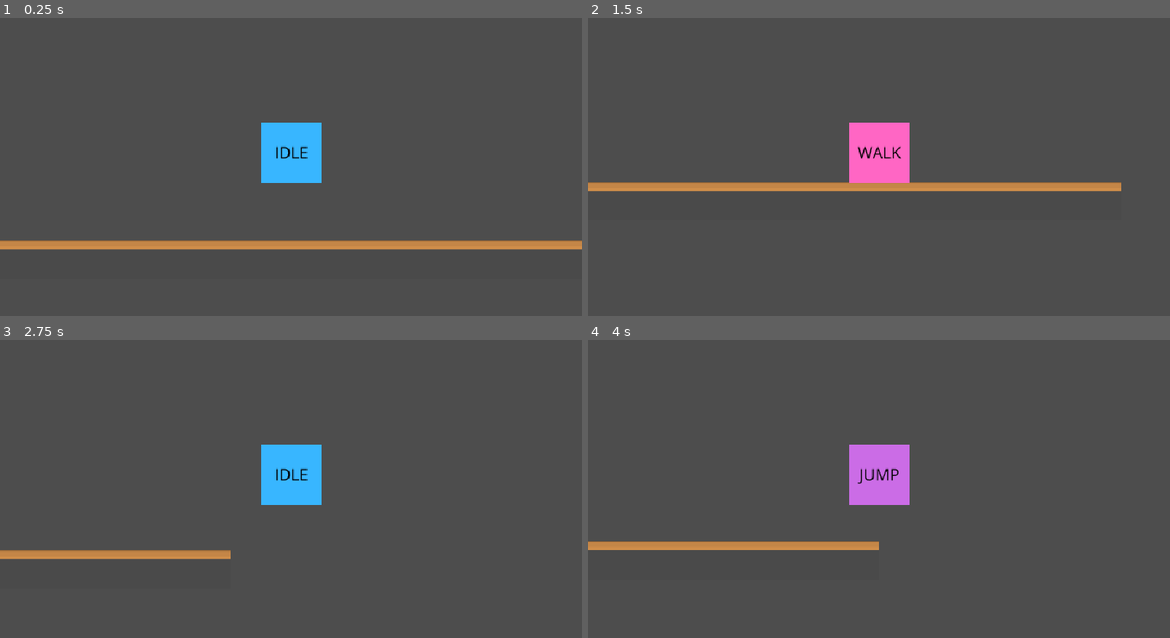
Above: before the commit, frames 1-4 (two rows, left to right).
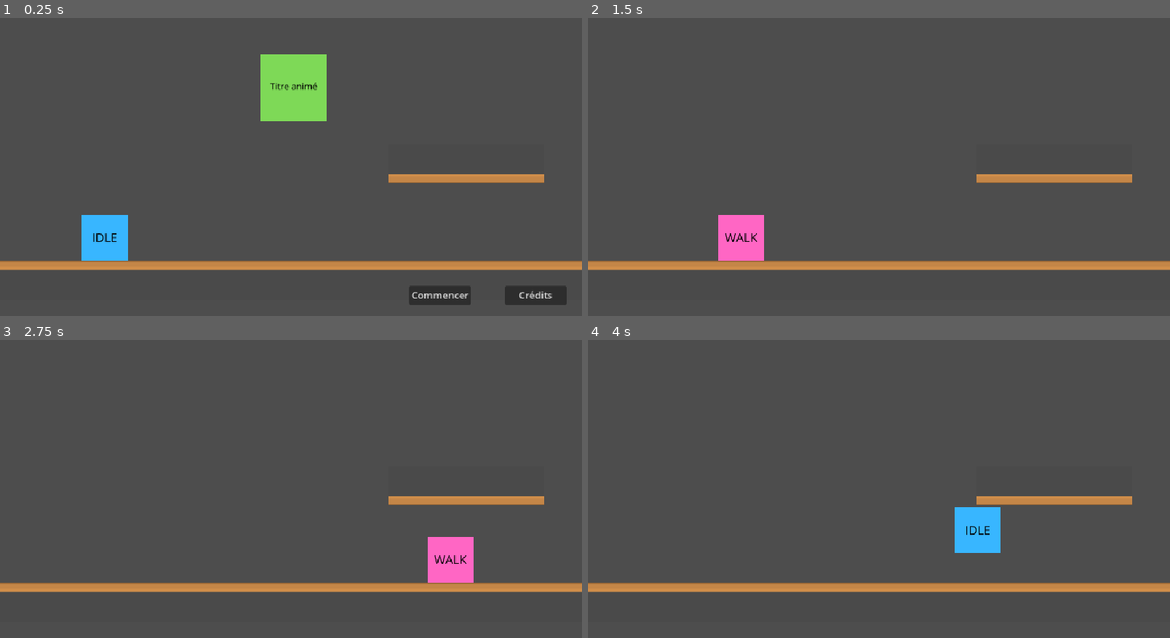
Above: after the commit, the same moments.

Repository: Ansoko/SGJ26-Silurien
Game: Godot game, scene res://scenes/MainMenu.tscn
Two runs of this game, one before a commit and one after it. Both use one fixed random seed, a clock stepped at 60 frames per second and the inputs below.
Inputs (mouse positions are in pixels of both pictures, inside the frame that each line leads up to):
- Up to frame 1 (0.25 s): no input
- Up to frame 2 (1.5 s): click (1030, 295) at 0.5 s, where only the run after the commit has a clickable "Commencer"; tap Enter at 1.25 s; hold D (move_right) from 1.28 s (still down); tap Backspace at 1.35 s
- Up to frame 3 (2.75 s): keep holding D (move_right); tap Space (jump) at 1.52, 2.27 s; tap Backspace at 2.1 s
- Up to frame 4 (4 s): release D (move_right) at 2.78 s; hold A (move_left) 2.78-3.53 s; tap Backspace at 2.85, 3.6 s; hold D (move_right) from 3.53 s (still down); tap Space (jump) at 3.77 s

The runs differ from the first frame. In frame 1, 14% of the frame differs, in the area x 0-100%, y 12-97%; in frame 2, 10%; in frame 3, 8.5%; in frame 4, 8.7%.

Commit message:
main menu
- buttons to go to starter scenes
- hide menu with start
- animated title then static

Diff:
--- a/scenes/MainMenu.tscn
+++ b/scenes/MainMenu.tscn
@@ -1,6 +1,7 @@
-[gd_scene load_steps=12 format=4 uid="uid://df1brdsne0w1w"]
+[gd_scene load_steps=13 format=4 uid="uid://df1brdsne0w1w"]
 
 [ext_resource type="Script" uid="uid://r8vshrc0aeg2" path="res://scenes/main_menu.gd" id="1_yqorp"]
+[ext_resource type="PackedScene" uid="uid://yti7dsiieph2" path="res://scenes/title_screen.tscn" id="2_mipys"]
 [ext_resource type="Texture2D" uid="uid://bqy6rncujo3sh" path="res://assets_alice/idle.png" id="2_ow34m"]
 [ext_resource type="Texture2D" uid="uid://7obiwymyp6hw" path="res://assets_alice/autotile_tileset.png" id="2_ucygd"]
 [ext_resource type="Script" uid="uid://dfw5r087d6pu3" path="res://scenes/player.gd" id="3_826wr"]
@@ -45,8 +46,9 @@
 2:3/0 = 0
 3:3/0 = 0
 4:3/0 = 0
-4:3/0/physics_layer_0/polygon_0/points = PackedVector2Array(-30, -30, 30, -30, 30, 30, -30, 30)
+4:3/0/physics_layer_0/polygon_0/points = PackedVector2Array(-32, -32, 32, -32, 32, -16.7649, -32, -16.8752)
 5:3/0 = 0
+5:3/0/physics_layer_0/polygon_0/points = PackedVector2Array(-32, 17.0753, 32, 17.0753, 32, 32, -32, 32)
 6:3/0 = 0
 7:3/0 = 0
 8:3/0 = 0
@@ -108,21 +110,20 @@
 script = ExtResource("1_yqorp")
 
 [node name="TileMapLayer" type="TileMapLayer" parent="."]
-tile_map_data = PackedByteArray("AAAAAAcAAAAEAAMAAAABAAcAAAA …(176 unchanged characters)… EAAMAAAANAAcAAAAEAAMAAAAOAAcAAAAEAAMAAAA=")
+tile_map_data = PackedByteArray("AAAAAAcAAAAEAAMAAAABAAcAAAA …(176 unchanged characters)… EAAMAAAANAAcAAAAEAAMAAAAOAAcAAAAEAAMAAAAKAAQAAAAFAAMAAAALAAQAAAAFAAMAAAAMAAQAAAAFAAMAAAANAAQAAAAFAAMAAAA=")
 tile_set = SubResource("TileSet_mipys")
 
 [node name="Player" type="CharacterBody2D" parent="."]
+position = Vector2(172, 409)
+scale = Vector2(0.75, 0.75)
 script = ExtResource("3_826wr")
 
-[node name="Camera2D" type="Camera2D" parent="Player"]
-position = Vector2(480, 270)
-
 [node name="AnimatedSprite2D" type="AnimatedSprite2D" parent="Player"]
-position = Vector2(480, 270)
 sprite_frames = SubResource("SpriteFrames_ucygd")
 animation = &"jump"
 
 [node name="CollisionShape2D" type="CollisionShape2D" parent="Player"]
-position = Vector2(480, 270)
 scale = Vector2(5.01003, 5.00001)
 shape = SubResource("RectangleShape2D_l72w3")
+
+[node name="TitleScreen" parent="." instance=ExtResource("2_mipys")]
--- /dev/null
+++ b/scenes/credits.gd
@@ -0,0 +1,4 @@
+extends Node2D
+
+func _on_retour_pressed():
+	get_tree().change_scene_to_file("res://scenes/MainMenu.tscn")
--- a/scenes/credits.tscn
+++ b/scenes/credits.tscn
@@ -1,14 +1,17 @@
-[gd_scene load_steps=5 format=3 uid="uid://s3vka4yk4gjc"]
+[gd_scene load_steps=6 format=3 uid="uid://s3vka4yk4gjc"]
 
 [ext_resource type="LabelSettings" uid="uid://0ixt354kar50" path="res://scenes/role.tres" id="1_0bpdh"]
+[ext_resource type="Script" uid="uid://dc4yrga50fmit" path="res://scenes/credits.gd" id="1_2fbfq"]
 [ext_resource type="Texture2D" uid="uid://b4av8n4lidf8v" path="res://assets_alice/icon.svg" id="2_2ckv8"]
 [ext_resource type="Texture2D" uid="uid://2xoh7k6wjmjc" path="res://assets_alice/background_temp.png" id="3_0ctdu"]
 
 [sub_resource type="LabelSettings" id="LabelSettings_yeqti"]
 
 [node name="Credits" type="Node2D"]
+script = ExtResource("1_2fbfq")
 
 [node name="Roles" type="Node2D" parent="."]
+position = Vector2(155, 0)
 
 [node name="Scientifiques" type="Node2D" parent="Roles"]
 position = Vector2(100, 55)
@@ -124,3 +127,10 @@
 
 [node name="Sprite2D" type="Sprite2D" parent="Background"]
 texture = ExtResource("3_0ctdu")
+
+[node name="RETOUR" type="Button" parent="."]
+offset_right = 8.0
+offset_bottom = 8.0
+text = "Retour"
+
+[connection signal="pressed" from="RETOUR" to="." method="_on_retour_pressed"]
--- a/scenes/main_menu.gd
+++ b/scenes/main_menu.gd
@@ -1,4 +1 @@
 extends Node2D
-
-#func _on_button_pressed():
-#	get_tree().change_scene_to_file("res://scenes/credits.tscn")
--- a/scenes/player.gd
+++ b/scenes/player.gd
@@ -1,8 +1,8 @@
 extends CharacterBody2D
 
-@export var speed = 400
-@export var GRAVITY = 1000
-@export var JUMP_POWER = -400
+var speed = 400
+var GRAVITY = 1000
+var JUMP_POWER = -500
 
 var screen_size
 
--- /dev/null
+++ b/scenes/title__animated_sprite_2d.gd
@@ -0,0 +1,8 @@
+extends AnimatedSprite2D
+
+func _ready():
+	play("animation")
+
+func _on_animation_finished():
+	if animation == "animation":
+		play("static")
--- /dev/null
+++ b/scenes/title_screen.gd
@@ -0,0 +1,9 @@
+extends Node2D
+
+
+func _on_credits_pressed():
+	get_tree().change_scene_to_file("res://scenes/credits.tscn")
+
+
+func _on_start_pressed():
+	hide()
--- /dev/null
+++ b/scenes/title_screen.tscn
@@ -0,0 +1,65 @@
+[gd_scene load_steps=8 format=3 uid="uid://yti7dsiieph2"]
+
+[ext_resource type="Script" uid="uid://b7uenp3mtbjv5" path="res://scenes/title_screen.gd" id="1_3yumr"]
+[ext_resource type="Texture2D" uid="uid://dccp0jym0jte3" path="res://assets_alice/titleAnim_1.png" id="1_dc4i4"]
+[ext_resource type="Texture2D" uid="uid://bbd2ufr0r2nlq" path="res://assets_alice/titleAnim_2.png" id="2_e54dn"]
+[ext_resource type="Texture2D" uid="uid://pgiralnbwkag" path="res://assets_alice/titleAnim_3.png" id="3_3yumr"]
+[ext_resource type="Texture2D" uid="uid://djjjn7v3ynymv" path="res://assets_alice/titleStatic_1.png" id="4_cs5ya"]
+[ext_resource type="Script" uid="uid://dlu3xrn5l26a3" path="res://scenes/title__animated_sprite_2d.gd" id="5_e54dn"]
+
+[sub_resource type="SpriteFrames" id="SpriteFrames_fgkus"]
+animations = [{
+"frames": [{
+"duration": 1.0,
+"texture": ExtResource("1_dc4i4")
+}, {
+"duration": 1.0,
+"texture": ExtResource("2_e54dn")
+}, {
+"duration": 1.0,
+"texture": ExtResource("3_3yumr")
+}],
+"loop": false,
+"name": &"animation",
+"speed": 5.0
+}, {
+"frames": [{
+"duration": 1.0,
+"texture": ExtResource("4_cs5ya")
+}],
+"loop": true,
+"name": &"static",
+"speed": 5.0
+}]
+
+[node name="TitleScreen" type="Node2D"]
+script = ExtResource("1_3yumr")
+
+[node name="Title" type="Node2D" parent="."]
+top_level = true
+position = Vector2(484, 163)
+scale = Vector2(0.335391, 0.335391)
+
+[node name="Title__AnimatedSprite2D" type="AnimatedSprite2D" parent="Title"]
+scale = Vector2(3.26008, 3.26008)
+sprite_frames = SubResource("SpriteFrames_fgkus")
+animation = &"static"
+script = ExtResource("5_e54dn")
+
+[node name="Buttons" type="Node2D" parent="."]
+position = Vector2(674, 490)
+
+[node name="START" type="Button" parent="Buttons"]
+offset_right = 102.0
+offset_bottom = 31.0
+text = "Commencer"
+
+[node name="CREDITS" type="Button" parent="Buttons"]
+offset_left = 158.0
+offset_right = 260.0
+offset_bottom = 31.0
+text = "Crédits"
+
+[connection signal="animation_finished" from="Title/Title__AnimatedSprite2D" to="Title/Title__AnimatedSprite2D" method="_on_animation_finished"]
+[connection signal="pressed" from="Buttons/START" to="." method="_on_start_pressed"]
+[connection signal="pressed" from="Buttons/CREDITS" to="." method="_on_credits_pressed"]
Binary file removed: assets_alice/solidTile.png
Binary file added: assets_alice/titleAnim_1.png
Not shown, added: assets_alice/titleAnim_1.png.import
Binary file added: assets_alice/titleAnim_2.png
Not shown, added: assets_alice/titleAnim_2.png.import
Binary file added: assets_alice/titleAnim_3.png
Not shown, changed: assets_alice/titleAnim_3.png.import
Binary file added: assets_alice/titleStatic_1.png
Not shown, added: assets_alice/titleStatic_1.png.import
Not shown, added: scenes/credits.gd.uid
Not shown, added: scenes/title__animated_sprite_2d.gd.uid
Not shown, added: scenes/title_screen.gd.uid
(and 3 more such lines)
